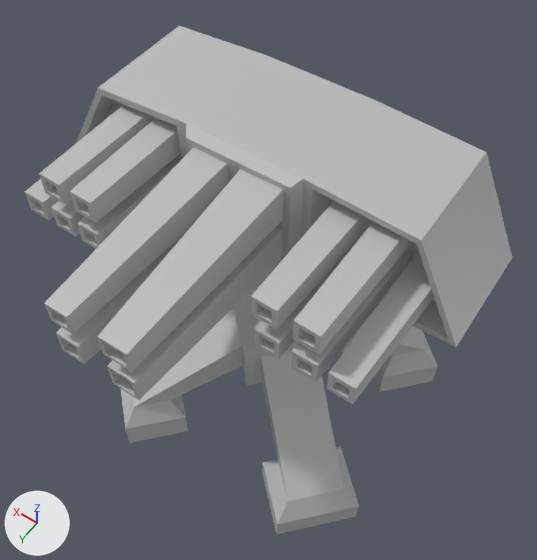
A saved change to the FBX model FBX/MissileTurret.fbx.
Before and after are seen from a 50 mm lens placed at (-0.0455, 0.0665, 0.1337), pointed at (-0.0001, 0.003, 0.034). Every picture has the same lights, and +X, +Y and +Z are marked at lower left. Where no turn or scale is listed for an object, it has been applied to the vertices.

The first picture shows 'Head', 'Legs', 'gun', 'gun1', 'gun2', 'gun3', 'gun4', 'gun5', 'gun6', 'gun7', 'gun8', 'gun9'.
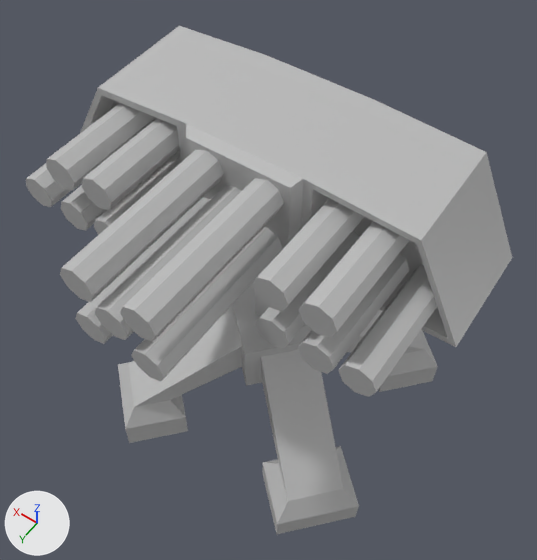
Changed parts and their boxes [x1, y1, x2, y2] in the pictures (537 x 560 px):
'Head', reshaped (8% narrower, 14% shorter): before [44, 26, 512, 400]; after [80, 26, 512, 347]
'pCylinder1', added: after [120, 178, 284, 341]
'pCylinder2', added: after [60, 150, 224, 302]
'pCylinder4', added: after [131, 227, 283, 382]
'gun1', deleted: before [293, 221, 412, 354]
'gun', deleted: before [251, 201, 373, 329]
'gun8', deleted: before [327, 254, 434, 404]
'pCylinder9', added: after [338, 264, 437, 397]
'pCylinder6', added: after [298, 221, 409, 337]
'gun7', deleted: before [70, 118, 180, 223]
'pCylinder7', added: after [252, 199, 365, 311]
'pCylinder12', added: after [82, 118, 180, 210]
'gun4', deleted: before [39, 105, 156, 205]
'pCylinder11', added: after [46, 103, 156, 190]
'pCylinder5', added: after [95, 186, 241, 340]
'pCylinder10', added: after [298, 253, 409, 374]
'gun2', deleted: before [291, 250, 410, 382]
'pCylinder8', added: after [255, 231, 360, 349]
'pCylinder3', added: after [75, 198, 211, 344]
'gun6', deleted: before [77, 154, 181, 249]
'gun3', deleted: before [254, 233, 364, 360]
'pCylinder14', added: after [94, 150, 181, 235]
'pCylinder13', added: after [61, 185, 106, 231]
'pCylinder15', added: after [26, 163, 71, 207]
'gun9', deleted: before [25, 179, 58, 220]
'gun5', deleted: before [51, 200, 85, 237]
part 1 of me_mesh, cut back: before [44, 103, 440, 400]; after [80, 103, 440, 310]

The change, as a list of edits to the scene's bpy script:
```text
Change me_mesh:
    used by ob_head; parent = ob_missile_turret; location = (-0.0367, 2.643, 0.0)
    remove me_mesh.from_pydata(...)  # 138 vertices, 136 faces; spans x -3.41..3.45, y 1.3..4.16, z -4.01..1.87
    add me_mesh.from_pydata(...)  # 44 vertices, 42 faces; spans x -3.41..3.45, y 1.3..4.16, z -1.09..1.87
    me_mesh part 1
    94 vertices are removed from x -2.98..2.98, y 1.3..4.16, z -4.01..1.85
    120 faces are deleted
    26 new faces join them
Remove ob_gun:
    ob_gun = bpy.data.objects.new('gun', me_mesh_001)
Remove ob_gun3:
    ob_gun3 = bpy.data.objects.new('gun3', me_mesh_004)
Remove ob_gun1:
    ob_gun1 = bpy.data.objects.new('gun1', me_mesh_002)
Remove ob_gun8:
    ob_gun8 = bpy.data.objects.new('gun8', me_mesh_009)
Remove ob_gun4:
    ob_gun4 = bpy.data.objects.new('gun4', me_mesh_005)
Remove ob_gun2:
    ob_gun2 = bpy.data.objects.new('gun2', me_mesh_003)
Remove ob_gun9:
    ob_gun9 = bpy.data.objects.new('gun9', me_mesh_010)
Remove ob_gun7:
    ob_gun7 = bpy.data.objects.new('gun7', me_mesh_008)
Remove ob_gun6:
    ob_gun6 = bpy.data.objects.new('gun6', me_mesh_007)
Remove ob_gun5:
    ob_gun5 = bpy.data.objects.new('gun5', me_mesh_006)
Add ob_pcylinder14:
    ob_pcylinder14 = bpy.data.objects.new('pCylinder14', me_mesh_016)  # 17 vertices, 16 faces; spans x -0.0027..0.0027, y -0.0139..0.0139, z -0.0027..0.0027; in mat_lambert1 (grey #bcbcbc)
    ob_pcylinder14.location = (0.0133, 0.0092, 0.0551)
Add ob_pcylinder15:
    ob_pcylinder15 = bpy.data.objects.new('pCylinder15', me_mesh_017)  # 17 vertices, 16 faces; spans x -0.0027..0.0027, y -0.0139..0.0139, z -0.0027..0.0027; in mat_lambert1 (grey #bcbcbc)
    ob_pcylinder15.location = (0.0269, 0.0092, 0.0555)
Add ob_pcylinder13:
    ob_pcylinder13 = bpy.data.objects.new('pCylinder13', me_mesh_015)  # 17 vertices, 16 faces; spans x -0.0027..0.0027, y -0.0139..0.0139, z -0.0027..0.0027; in mat_lambert1 (grey #bcbcbc)
    ob_pcylinder13.location = (0.0199, 0.0092, 0.0548)
Add ob_pcylinder10:
    ob_pcylinder10 = bpy.data.objects.new('pCylinder10', me_mesh_012_1)  # 17 vertices, 16 faces; spans x -0.0027..0.0027, y -0.0139..0.0139, z -0.0027..0.0027; in mat_lambert1 (grey #bcbcbc)
    ob_pcylinder10.location = (-0.0216, 0.0092, 0.0551)
Add ob_pcylinder7:
    ob_pcylinder7 = bpy.data.objects.new('pCylinder7', me_mesh_009_1)  # 17 vertices, 16 faces; spans x -0.0027..0.0027, y -0.0139..0.0139, z -0.0027..0.0027; in mat_lambert1 (grey #bcbcbc)
    ob_pcylinder7.location = (-0.0147, 0.0092, 0.0629)
Add ob_pcylinder5:
    ob_pcylinder5 = bpy.data.objects.new('pCylinder5', me_mesh_007_1)  # 17 vertices, 16 faces; spans x -0.0027..0.0027, y -0.0139..0.0139, z -0.0027..0.0027; in mat_lambert1 (grey #bcbcbc)
    ob_pcylinder5.location = (-0.0004, 0.022, 0.0598)
Add ob_pcylinder12:
    ob_pcylinder12 = bpy.data.objects.new('pCylinder12', me_mesh_014)  # 17 vertices, 16 faces; spans x -0.0027..0.0027, y -0.0139..0.0139, z -0.0027..0.0027; in mat_lambert1 (grey #bcbcbc)
    ob_pcylinder12.location = (0.0135, 0.0092, 0.0631)
Add ob_pcylinder2:
    ob_pcylinder2 = bpy.data.objects.new('pCylinder2', me_mesh_004_1)  # 17 vertices, 16 faces; spans x -0.0027..0.0027, y -0.0139..0.0139, z -0.0027..0.0027; in mat_lambert1 (grey #bcbcbc)
    ob_pcylinder2.location = (0.0043, 0.022, 0.0639)
Add ob_pcylinder9:
    ob_pcylinder9 = bpy.data.objects.new('pCylinder9', me_mesh_011_1)  # 17 vertices, 16 faces; spans x -0.0027..0.0027, y -0.0139..0.0139, z -0.0027..0.0027; in mat_lambert1 (grey #bcbcbc)
    ob_pcylinder9.location = (-0.0276, 0.0092, 0.0555)
Add ob_pcylinder11:
    ob_pcylinder11 = bpy.data.objects.new('pCylinder11', me_mesh_013)  # 17 vertices, 16 faces; spans x -0.0027..0.0027, y -0.0139..0.0139, z -0.0027..0.0027; in mat_lambert1 (grey #bcbcbc)
    ob_pcylinder11.location = (0.0202, 0.0092, 0.0629)
Add ob_pcylinder8:
    ob_pcylinder8 = bpy.data.objects.new('pCylinder8', me_mesh_010_1)  # 17 vertices, 16 faces; spans x -0.0027..0.0027, y -0.0139..0.0139, z -0.0027..0.0027; in mat_lambert1 (grey #bcbcbc)
    ob_pcylinder8.location = (-0.015, 0.0092, 0.0548)
Add ob_pcylinder1:
    ob_pcylinder1 = bpy.data.objects.new('pCylinder1', me_mesh_003_1)  # 17 vertices, 16 faces; spans x -0.0027..0.0027, y -0.0139..0.0139, z -0.0027..0.0027; in mat_lambert1 (grey #bcbcbc)
    ob_pcylinder1.location = (-0.0054, 0.022, 0.0639)
Add ob_pcylinder3:
    ob_pcylinder3 = bpy.data.objects.new('pCylinder3', me_mesh_005_1)  # 17 vertices, 16 faces; spans x -0.0027..0.0027, y -0.0139..0.0139, z -0.0027..0.0027; in mat_lambert1 (grey #bcbcbc)
    ob_pcylinder3.location = (0.0043, 0.022, 0.0548)
Add ob_pcylinder4:
    ob_pcylinder4 = bpy.data.objects.new('pCylinder4', me_mesh_006_1)  # 17 vertices, 16 faces; spans x -0.0027..0.0027, y -0.0139..0.0139, z -0.0027..0.0027; in mat_lambert1 (grey #bcbcbc)
    ob_pcylinder4.location = (-0.0053, 0.022, 0.0548)
Add ob_pcylinder6:
    ob_pcylinder6 = bpy.data.objects.new('pCylinder6', me_mesh_008_1)  # 17 vertices, 16 faces; spans x -0.0027..0.0027, y -0.0139..0.0139, z -0.0027..0.0027; in mat_lambert1 (grey #bcbcbc)
    ob_pcylinder6.location = (-0.0214, 0.0092, 0.0631)
```
